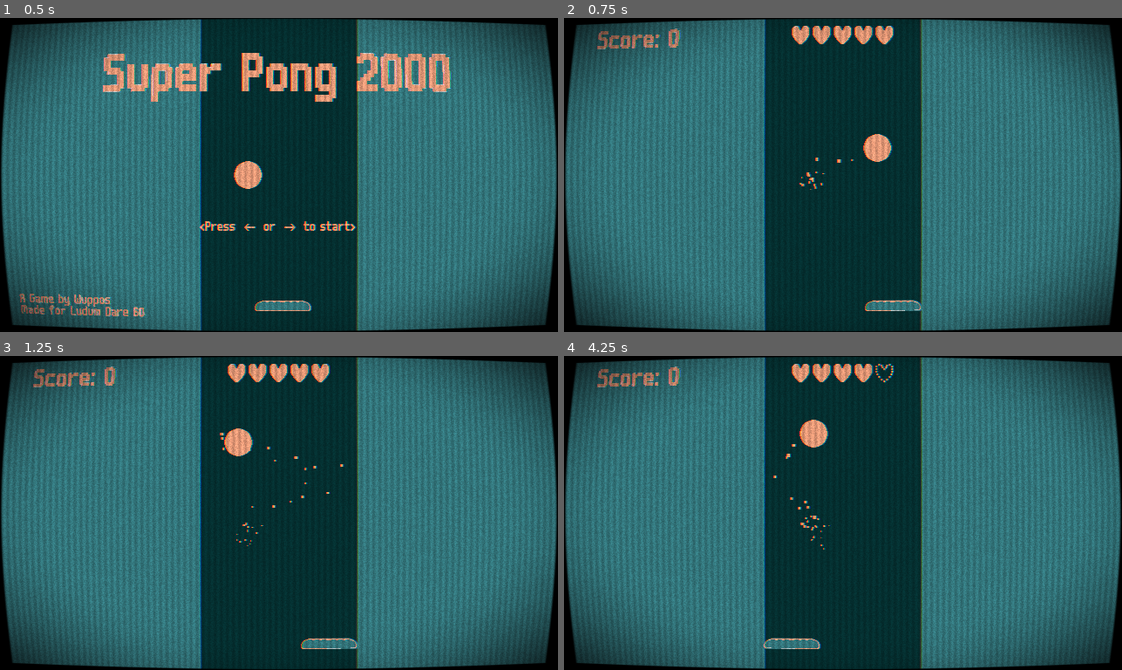
Above: before the commit, frames 1-4 (two rows, left to right).
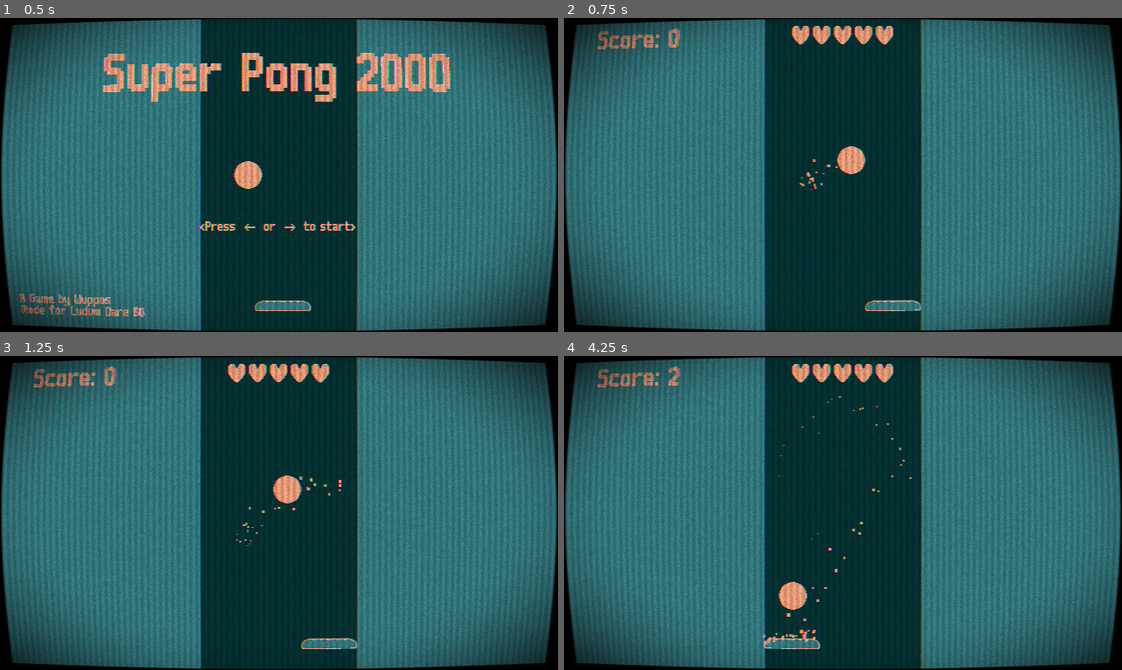
Above: after the commit, the same moments.

Repository: YannVeld/LD60
Game: Godot game, scene res://main.tscn
Same seed, same stepped clock (60 frames per second), same inputs: the game is played once before the commit and once after it.
Inputs (mouse positions are in pixels of both pictures, inside the frame that each line leads up to):
- Up to frame 1 (0.5 s): no input
- Up to frame 2 (0.75 s): tap Enter at 0.5 s; move the mouse to (965, 159) at 0.52 s; hold Right (move_right) from 0.53 s (still down); tap Space (confirm) at 0.6 s
- Up to frame 3 (1.25 s): keep holding Right (move_right)
- Up to frame 4 (4.25 s): move the mouse to (731, 528) at 1.27 s; release Right (move_right) at 1.28 s; hold Left (move_left) 1.28-2.03 s; tap one key every 0.75 s from 1.35 s: R (reroll) 1 2 3; move the mouse to (898, 443) at 2.02 s; hold Right (move_right) 2.03-3.53 s; move the mouse to (815, 575) at 2.77 s; move the mouse to (1010, 560) at 3.52 s; hold Left (move_left) from 3.53 s (still down)

Frame 1 is identical in both runs. In frame 2, 0.8% of the frame differs, in the area x 44-59%, y 36-50%; in frame 3, 0.9%; in frame 4, 1.3%, in the area x 18-63%, y 2-92%.

Commit message:
Added ball speed upgrade

Diff:
--- a/Scripts/ball.gd
+++ b/Scripts/ball.gd
@@ -66,7 +66,8 @@
 
 func _on_body_entered(body: Node):
 	if body is Bat:
-		set_axis_velocity(linear_velocity + Vector2.UP * gameProperties.bat_boost)
+		#set_axis_velocity(linear_velocity + Vector2.UP * gameProperties.bat_boost)
+		set_axis_velocity(linear_velocity + linear_velocity.normalized() * gameProperties.bat_boost)
 		bat_bounce.emit()
 		body.do_ball_bounce_effects(self)
 		_sound_manager.play_sound(_ball_bat_bounce_sound, 0.4)
--- a/Scripts/game_properties.gd
+++ b/Scripts/game_properties.gd
@@ -37,7 +37,7 @@
 		ball_max_speed = value
 		property_changed.emit("ball_max_speed", value)
 func check_ball_max_speed(value: int) -> bool:
-	if value <= 2000: return false
+	if value > 2000: return false
 	return true
 
 @export var ball_respawn_time: float = 1.0:
@@ -80,13 +80,19 @@
 	set(value):
 		if bat_boost == value: return
 		bat_boost = value
+		ball_max_speed = 4*value
 		property_changed.emit("bat_boost", value)
+func check_bat_boost(value: float) -> bool:
+	if not check_ball_max_speed(4*value): return false
+	if value > 1500.0: return false
+	return true
 
 @export var bat_speed: float = 500.0:
 	set(value):
 		if bat_speed == value: return
 		bat_speed = value
 		property_changed.emit("bat_speed", value)
+
 
 @export var bat_width: float = 64.0:
 	set(value):
--- a/Upgrades/increase_bat_boost.tres
+++ b/Upgrades/increase_bat_boost.tres
@@ -1,10 +1,12 @@
 [gd_resource type="Resource" script_class="Upgrade" format=3 uid="uid://cognj44vigmkg"]
 
 [ext_resource type="Script" uid="uid://2gq5mgmrcttn" path="res://Scripts/upgrade.gd" id="1_vh4r0"]
+[ext_resource type="Texture2D" uid="uid://ch1u3la44hyle" path="res://Sprites/UpgradeButton/Upgrade_ball_speed.png" id="1_wkjmb"]
 
 [resource]
 script = ExtResource("1_vh4r0")
 property_name = "bat_boost"
-value = 100.0
-description = "Increase ball acceleration on bat"
+icon = ExtResource("1_wkjmb")
+value = 10.0
+description = "Increase ball speed"
 metadata/_custom_type_script = "uid://2gq5mgmrcttn"
--- a/gameProperties.tres
+++ b/gameProperties.tres
@@ -6,5 +6,8 @@
 
 [resource]
 script = ExtResource("1_2tppu")
+ball_initial_speed = 300.0
+ball_max_speed = 600.0
 ball_gravity = 0.25
+bat_boost = 150.0
 metadata/_custom_type_script = "uid://bbos43d6hcw4x"
--- a/main.tscn
+++ b/main.tscn
@@ -16,7 +16,6 @@
 [ext_resource type="Resource" uid="uid://cf6tsi80if0k5" path="res://Upgrades/decrease_upgrade_option_count.tres" id="7_074og"]
 [ext_resource type="Script" uid="uid://di6rtvbqpcuw7" path="res://Scripts/ball_manager.gd" id="7_272bh"]
 [ext_resource type="AudioStream" uid="uid://cr3i4mc4hwxkd" path="res://Sounds/GameOver.wav" id="7_lswn8"]
-[ext_resource type="Resource" uid="uid://g56ek58hu6mw" path="res://Upgrades/increase_ball_speed.tres" id="8_cegan"]
 [ext_resource type="Resource" uid="uid://dx5t73f8bnoe1" path="res://Upgrades/increase_wall_distance.tres" id="9_82xsv"]
 [ext_resource type="Resource" uid="uid://bfx5yvg0gwl7r" path="res://Upgrades/decrease_ball_size.tres" id="10_vivmo"]
 [ext_resource type="Resource" uid="uid://de78c7ioffkux" path="res://Upgrades/decrease_max_lives.tres" id="11_getpj"]
@@ -28,6 +27,7 @@
 [ext_resource type="PackedScene" uid="uid://wyv7mmxml47" path="res://Scenes/bat.tscn" id="20_82xsv"]
 [ext_resource type="Shader" uid="uid://brnrucigx6qo4" path="res://postprocessing.gdshader" id="21_getpj"]
 [ext_resource type="Script" uid="uid://d388fjquxpwv4" path="res://Scripts/postprocessing_manager.gd" id="21_ryguw"]
+[ext_resource type="Resource" uid="uid://cognj44vigmkg" path="res://Upgrades/increase_bat_boost.tres" id="22_qsp4k"]
 
 [sub_resource type="PhysicsMaterial" id="PhysicsMaterial_0xm2m"]
 friction = 0.0
@@ -91,7 +91,7 @@
 z_index = 1000
 script = ExtResource("1_5vw27")
 gameProperties = ExtResource("2_lquwl")
-possible_upgrades = Array[ExtResource("3_w48qg")]([ExtResour …(110 unchanged characters)… ), ExtResource("7_074og"), ExtResource("8_cegan"), ExtResource("15_d13ii"), ExtResource("9_82xsv"), ExtResource("16_getpj"), ExtResource("17_ryguw")])
+possible_upgrades = Array[ExtResource("3_w48qg")]([ExtResour …(110 unchanged characters)… ), ExtResource("7_074og"), ExtResource("15_d13ii"), ExtResource("9_82xsv"), ExtResource("16_getpj"), ExtResource("17_ryguw"), ExtResource("22_qsp4k")])
 _upgrades_open_sound = ExtResource("19_1u8w0")
 _apply_upgrade_sound = ExtResource("20_0odxb")
 
